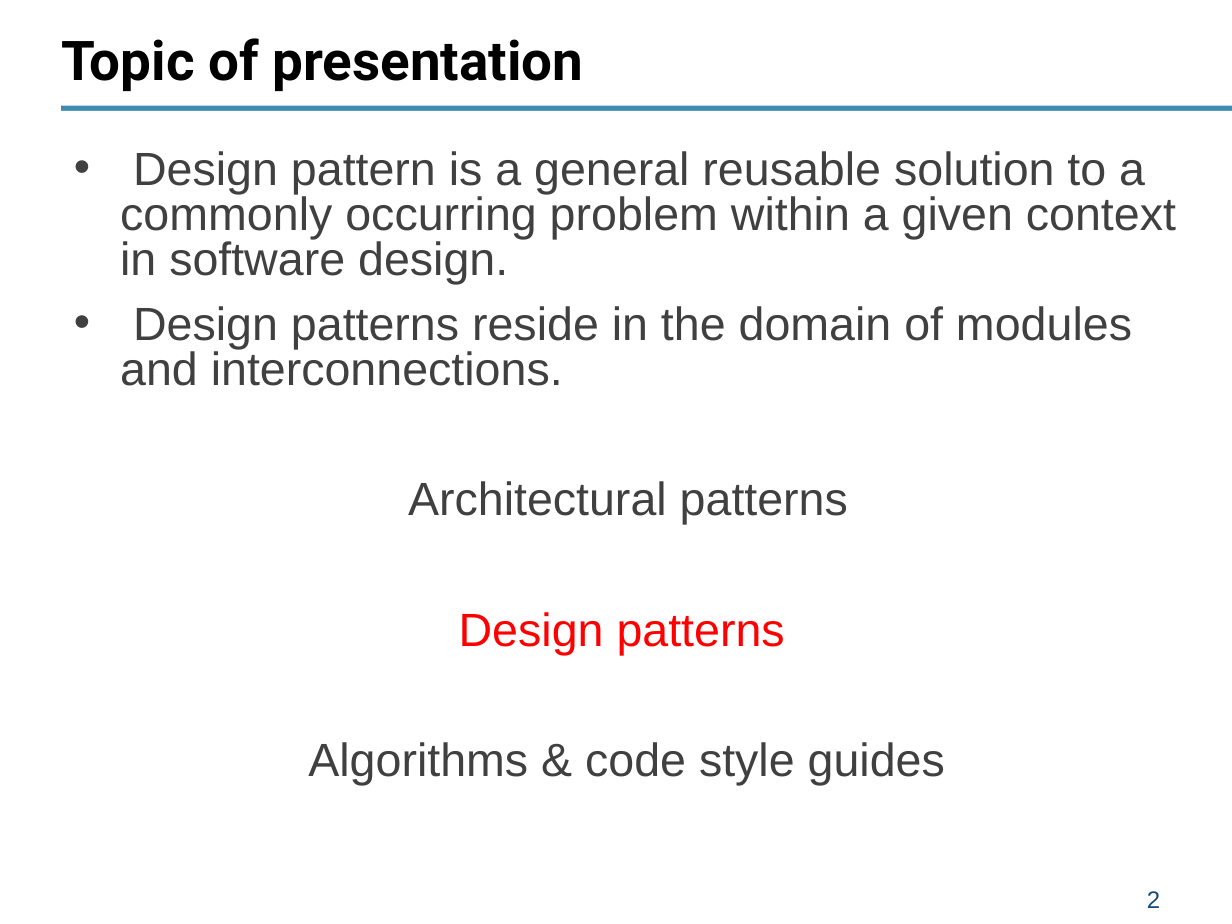
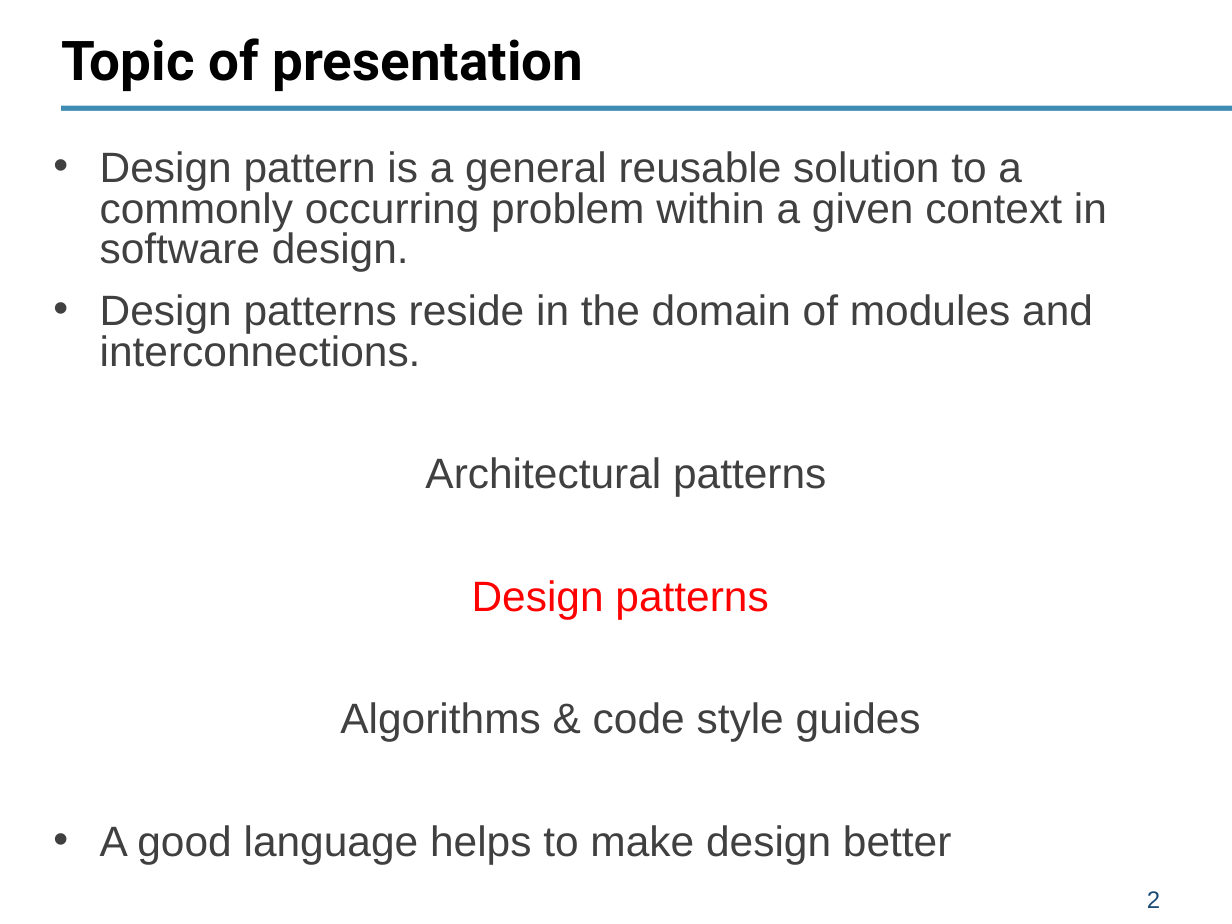
Before and after one commit to Vitaliy-Savkin/scala_patterns, a slide deck: slide 2 of presentations/Object-Functional patterns in Scala.pptx. Drawn at 1232x924 pixels with LibreOffice and Linux fonts; fonts in the diff are those of the drawing. Boxes give left, top, right and bottom in pixels: in the first picture for what was removed or moved away, otherwise in the second. Text is boxed around its words. In the diff, an @@ line names an element or a change of style, - is before the commit and + after.

```diff
--- a/presentations/Object-Functional patterns in Scala.pptx
+++ b/presentations/Object-Functional patterns in Scala.pptx
@@ text "Design pattern is a general ...": place and size @@
-text "Design pattern is a general ..." at (120, 151, 1176, 786)
+text "Design pattern is a general ..." at (100, 151, 1107, 864)
@@ text at (100, 151, 1107, 741): size 27.2 to 24.8 pt in "Design pattern is a general reusable solution ...", "Design patterns reside in the domain of ...", "Architectural patterns", "Design patterns" and 1 more places @@
@@ text at (100, 825, 952, 864): paragraph added @@
+• A good language helps to make design better
```
Also in this commit, not shown: 3 other slides changed, 1 slide added, 2 other files.
